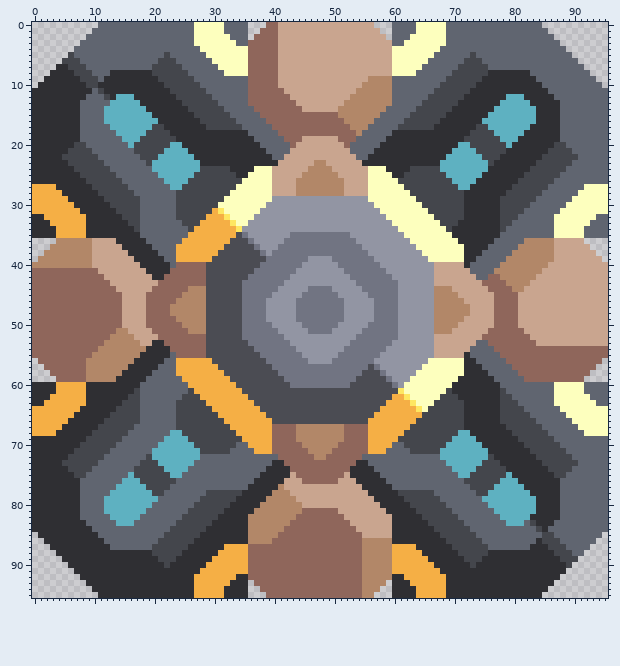
Sprite sheet: assets/sprites/blocks/power/harvester-medium.png. This is how it looked before the edit.
The file is 96x96 pixels.
After:
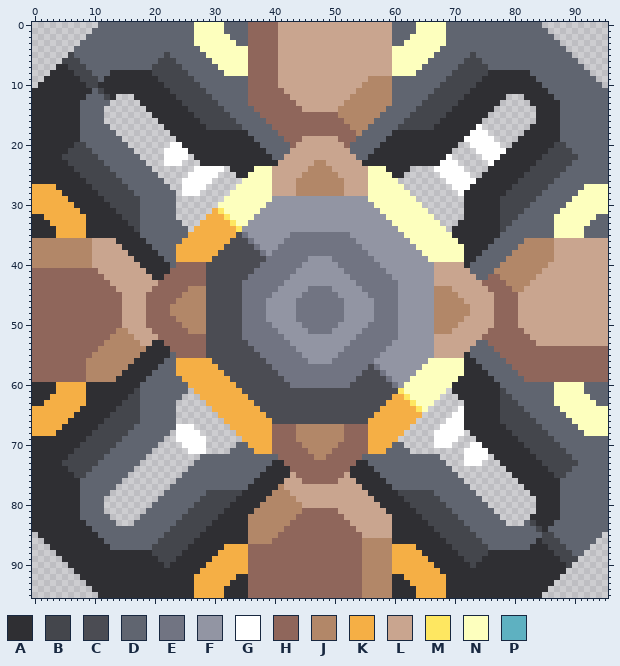
Palette (. is transparent): A #2f2f33  B #44464c  C #4b4c53  D #606570  E #717482  F #9295a3  G #ffffff  H #8f665b  J #b28768  K #f5af45  L #c9a58f  M #fee761  N #fdffbe  P #5eb1c1
From old to new:
Changed rows in their new state; - is an unchanged pixel.
first column x 36:
 0 HHH------------------LLL
 1 HH--------------------LL
 2 H----------------------L
first column x 0:
12 --------------...--------------------------------------------------------------...--------------
13 -------------.....------------------------------------------------------------.....-------------
14 ------------.......----------------------------------------------------------.......------------
15 ------------........--------------------------------------------------------........------------
16 ------------.........------------------------------------------------------.........------------
17 -------------.........----------------------------------------------------G........-------------
18 --------------.........--------------------------------------------------GGG......--------------
19 ---------------.........------------------------------------------------GGGGG....---------------
20 ----------------.......GG----------------------------------------------..GGGGG..----------------
21 -----------------.....GGGG--------------------------------------------....GGGGG-----------------
22 ------------------....GGGG.------------------------------------------G.....GGG------------------
23 -------------------...GGG...----------------------------------------GGG.....G-------------------
24 --------------------.......GGGGG.------------------------------....GGGGG....--------------------
25 ---------------------.....GGGGG...----------------------------......GGGGG..---------------------
26 ----------------------...GGGGG.....--------------------------........GGGGG----------------------
27 -----------------------..GGGG.....----------------------------........GGG-----------------------
28 ------------------------.GGG.....------------------------------........G------------------------
29 ------------------------........--------------------------------........------------------------
30 ------------------------.......----------------------------------.......------------------------
31 ------------------------......------------------------------------......------------------------
32 ------------------------.....--------------------------------------.....------------------------
33 -------------------------...----------------------------------------...-------------------------
34 --------------------------.------------------------------------------.--------------------------
36 JJJJ----------------------------------------------------------------------------------------LLLL
37 JJJ------------------------------------------------------------------------------------------LLL
38 JJ--------------------------------------------------------------------------------------------LL
39 J----------------------------------------------------------------------------------------------L
first column x 0:
56 H----------------------------------------------------------------------------------------------H
57 HH--------------------------------------------------------------------------------------------HH
58 HHH------------------------------------------------------------------------------------------HHH
59 HHHH----------------------------------------------------------------------------------------HHHH
61 --------------------------.------------------------------------------.--------------------------
62 -------------------------...----------------------------------------...-------------------------
63 ------------------------.....--------------------------------------.....------------------------
64 ------------------------......------------------------------------.....G------------------------
65 ------------------------.......----------------------------------.....GG------------------------
66 ------------------------........--------------------------------.....GGG------------------------
67 ------------------------GGG......------------------------------.....GGGG------------------------
68 -----------------------.GGGG......----------------------------.....GGGGG.-----------------------
69 ----------------------..GGGGG......--------------------------......GGGG...----------------------
70 ---------------------....GGGG.....----------------------------.....GGG...GG---------------------
71 --------------------......GGG....------------------------------.........GGGG--------------------
72 -------------------.........----------------------------------------....GGGG.-------------------
73 ------------------.........------------------------------------------...GGG...------------------
74 -----------------.........--------------------------------------------.........-----------------
75 ----------------.........----------------------------------------------.........----------------
76 ---------------.........------------------------------------------------.........---------------
77 --------------.........--------------------------------------------------.........--------------
78 -------------.........----------------------------------------------------.........-------------
79 ------------.........------------------------------------------------------.........------------
80 ------------........--------------------------------------------------------........------------
81 ------------.......----------------------------------------------------------.......------------
82 -------------.....------------------------------------------------------------.....-------------
83 --------------...--------------------------------------------------------------...--------------
first column x 36:
93 H----------------------J
94 HH--------------------JJ
95 HHH------------------JJJ
